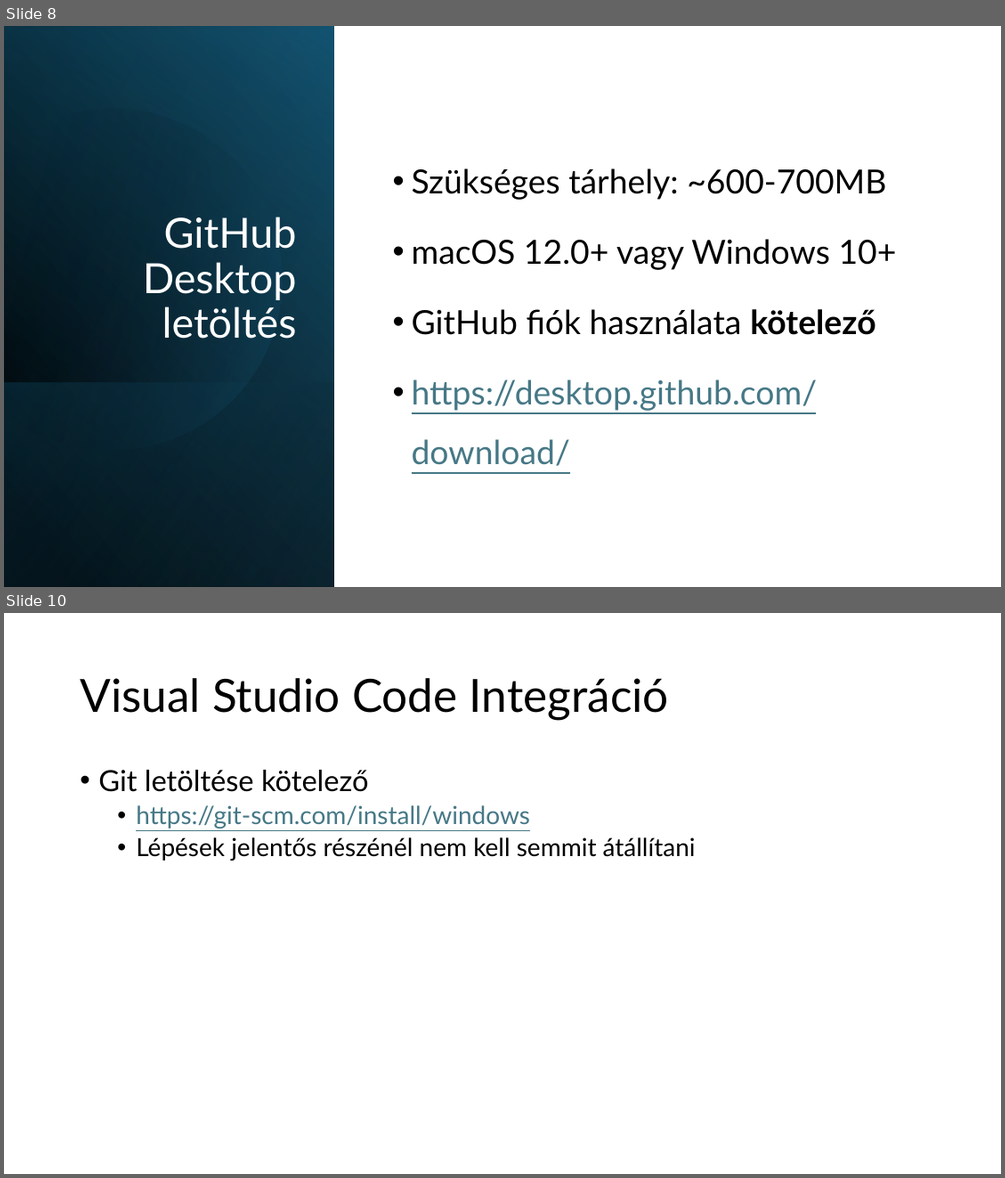
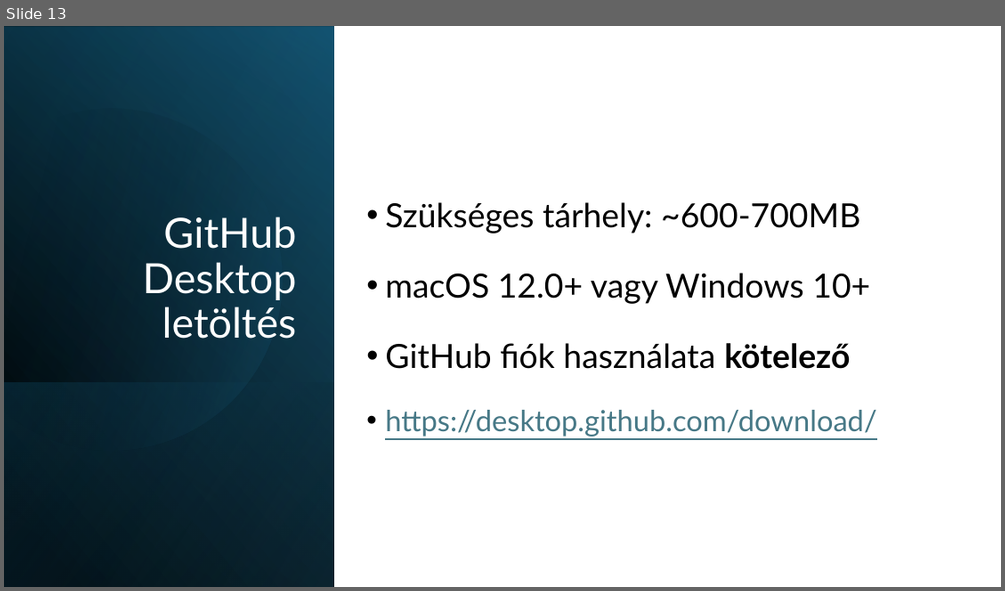
Before and after one commit to Maho-Yoshino/School_Notes, a slide deck: 2025-2026/IKT/github/Github.pptx. Shown one above the other, each under a label of ours: slides 8 and 10 before the commit, slide 13 after it; the slides between them are not shown. The pictures are 1005x1178 and 1005x591 pixels, drawn with LibreOffice and Linux fonts; fonts in the diff are those of the drawing. Boxes give left, top, right and bottom in pixels: in the first picture for what was removed or moved away, otherwise in the second. Text is boxed around its words. In the diff, an @@ line names an element or a change of style, - is before the commit and + after.

```diff
--- a/2025-2026/IKT/github/Github.pptx
+++ b/2025-2026/IKT/github/Github.pptx
@@ slide 10 removed at (4, 613, 1001, 1174), background #FFFFFF @@
@@ title removed at (80, 678, 669, 720) @@
-Visual Studio Code Integráció
@@ text removed at (98, 770, 696, 860) @@
-• Git letöltése kötelező
-  • https://git-scm.com/install/windows
-  • Lépések jelentős részénél nem kell semmit átállítani
@@ what was slide 8 is now slide 13 @@
@@ slide 13 changed as well @@
@@ text "Szükséges tárhely: ~600-700MB": place and size @@
-text "Szükséges tárhely: ~600-700MB" at (412, 168, 897, 466)
+text "Szükséges tárhely: ~600-700MB" at (385, 202, 876, 436)
@@ text at (385, 410, 876, 436): size 32 to 28 pt in "https://desktop.github.com/download/" @@
```
Also in this commit, not shown: 7 other slides changed, 5 slides added, 1 other slide removed, 1 other file.
